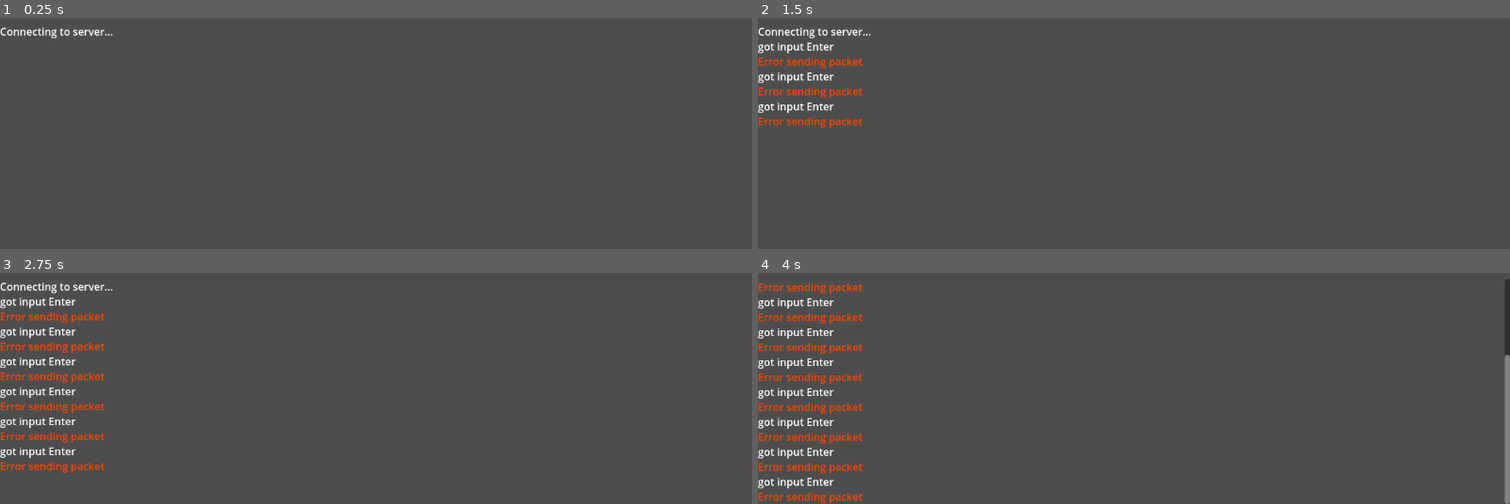
Above: before the commit, frames 1-4 (two rows, left to right).
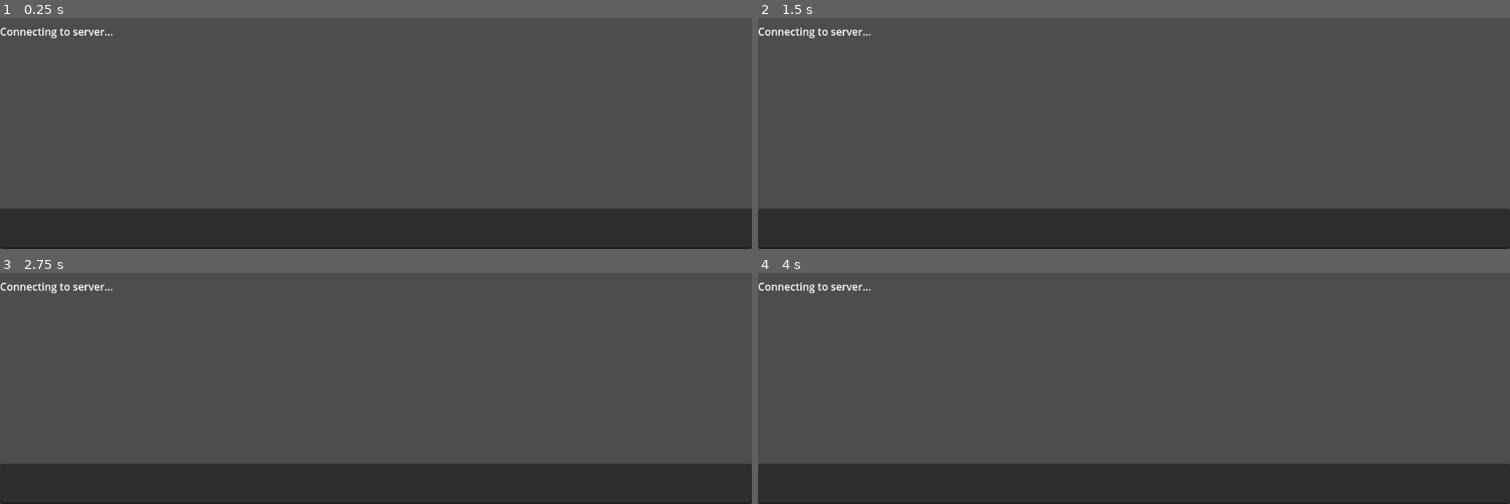
Above: after the commit, the same moments.

Repository: Sijoma/godot-mmo
Game: Godot game, scene res://main.tscn
Two runs of this game, one before a commit and one after it. Both use one fixed random seed, a clock stepped at 60 frames per second and the inputs below.
Inputs:
- Up to frame 1 (0.25 s): no input
- Up to frame 2 (1.5 s): tap Enter (ui_accept) at 0.5, 1.35 s; hold Enter (ui_accept) 0.53-1.28 s
- Up to frame 3 (2.75 s): tap Enter (ui_accept) at 1.52, 1.82 s; hold Enter (ui_accept) from 2.03 s (still down)
- Up to frame 4 (4 s): release Enter (ui_accept) at 2.78 s; tap Enter (ui_accept) at 2.85, 3.02, 3.32, 3.5 s; hold Enter (ui_accept) from 3.53 s (still down)

The runs differ from the first frame. In frame 1, 17% of the frame differs, in the area x 0-100%, y 82-100%; in frame 2, 19%; in frame 3, 20%; in frame 4, 21%, in the area x 0-100%, y 2-100%.

Commit message:
Implement Chat on Frontend Side

Diff:
--- a/client/main.gd
+++ b/client/main.gd
@@ -2,42 +2,54 @@
 
 const packets := preload("res://packets.gd")
 
+var client_id: int
+
 @onready var _log: Log = $Log
+@onready var _line_edit: LineEdit = $LineEdit
 
-func _input(event: InputEvent) -> void:
-	if event.is_action_pressed("ui_accept"):
-		_log.info("got input %s" % event.as_text())
-		var packet := packets.Packet.new()
-		var chat_msg := packet.new_chat()
-		chat_msg.set_msg("My Event "+event.as_text())
-
-		var err := WS.send(packet)
-		if err:
-			_log.error("Error sending packet")
-		else:
-			_log.success("Sent packet")
 
 func _ready() -> void:
 	WS.connected_to_server.connect(_on_ws_connected_to_server)
 	WS.connection_closed.connect(_on_ws_connection_closed)
 	WS.packet_received.connect(_on_ws_packet_received)
-
+	_line_edit.text_submitted.connect(_on_line_edit_text_submitted)
 	_log.info("Connecting to server...")
 	WS.connect_to_url("ws://127.0.0.1:8080/ws")
 
+
 func _on_ws_connected_to_server() -> void:
-	var packet := packets.Packet.new()
-	var chat_msg := packet.new_chat()
-	chat_msg.set_msg("Hello, Golan1g!")
+	_log.success("Connected successfully")
 
-	var err := WS.send(packet)
-	if err:
-		_log.error("Error sending packet")
-	else:
-		_log.success("Sent packet")
 
 func _on_ws_connection_closed() -> void:
 	_log.error("Connection closed")
 
+
 func _on_ws_packet_received(packet: packets.Packet) -> void:
-	_log.info("Received packet from the server: %s" % packet)
+	var sender_id := packet.get_sender_id()
+	if packet.has_id():
+		_handle_id_msg(sender_id, packet.get_id())
+	elif packet.has_chat():
+		_handle_chat_msg(sender_id, packet.get_chat())
+
+
+func _handle_id_msg(sender_id: int, id_msg: packets.IdMessage) -> void:
+	var client_id := id_msg.get_id()
+	_log.info("Received client ID: %d" % client_id)
+
+
+func _handle_chat_msg(sender_id: int, chat_msg: packets.ChatMessage) -> void:
+	_log.chat("Client %d" % sender_id, chat_msg.get_msg())
+
+
+func _on_line_edit_text_submitted(text: String) -> void:
+	var packet := packets.Packet.new()
+	var chat_msg := packet.new_chat()
+	chat_msg.set_msg(text)
+
+	var err := WS.send(packet)
+	if err:
+		_log.error("Error sending chat message")
+	else:
+		_log.chat("You", text)
+	_line_edit.text = ""
--- a/client/main.tscn
+++ b/client/main.tscn
@@ -12,8 +12,18 @@
 anchor_right = 1.0
 anchor_bottom = 1.0
 offset_top = -346.0
+offset_bottom = -73.0
 grow_horizontal = 2
 grow_vertical = 0
 scroll_following = true
 script = ExtResource("2_0xm2m")
 metadata/_custom_type_script = "uid://c206uqobsy0s1"
+
+[node name="LineEdit" type="LineEdit" parent="."]
+anchors_preset = 12
+anchor_top = 1.0
+anchor_right = 1.0
+anchor_bottom = 1.0
+offset_top = -62.0
+grow_horizontal = 2
+grow_vertical = 0
